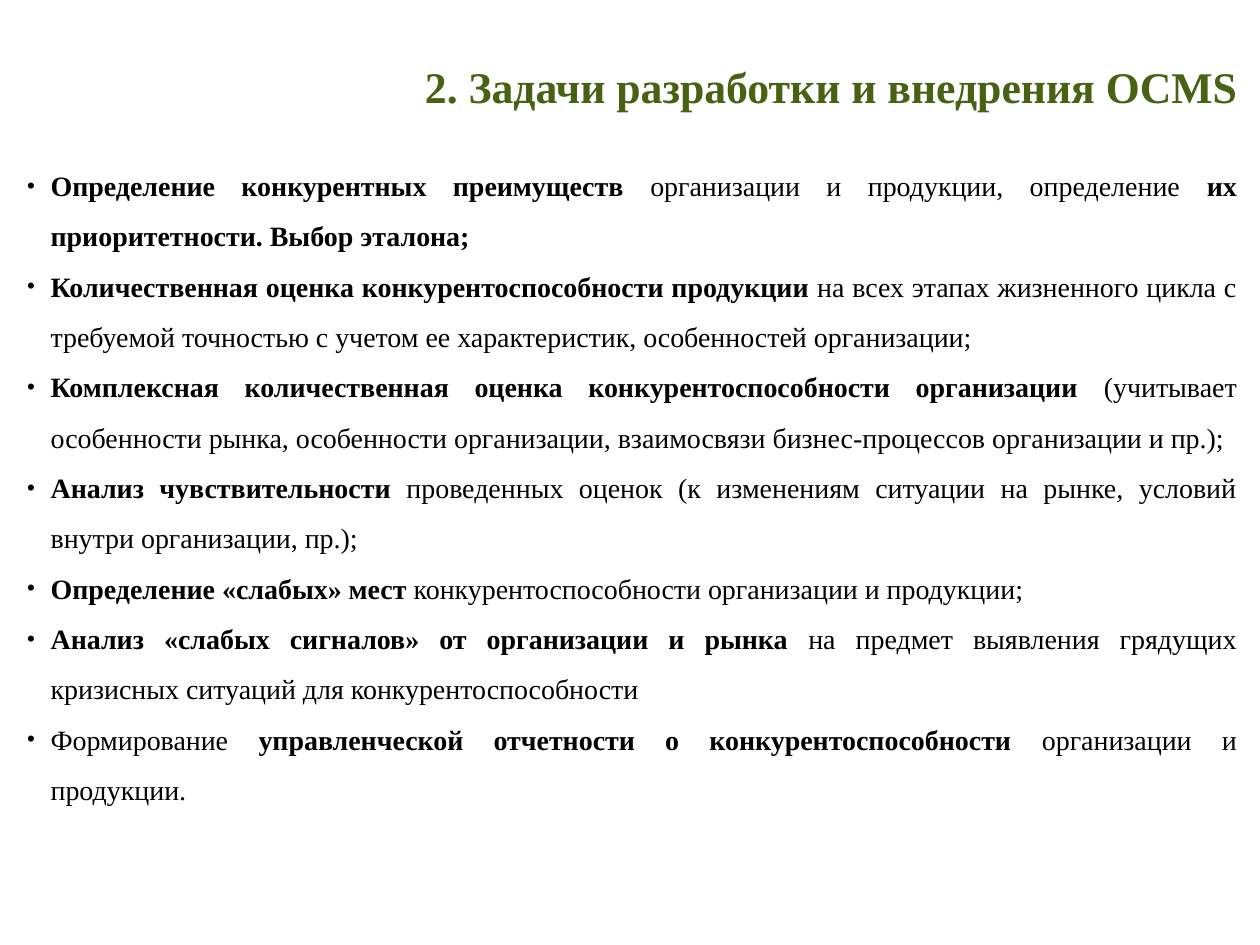
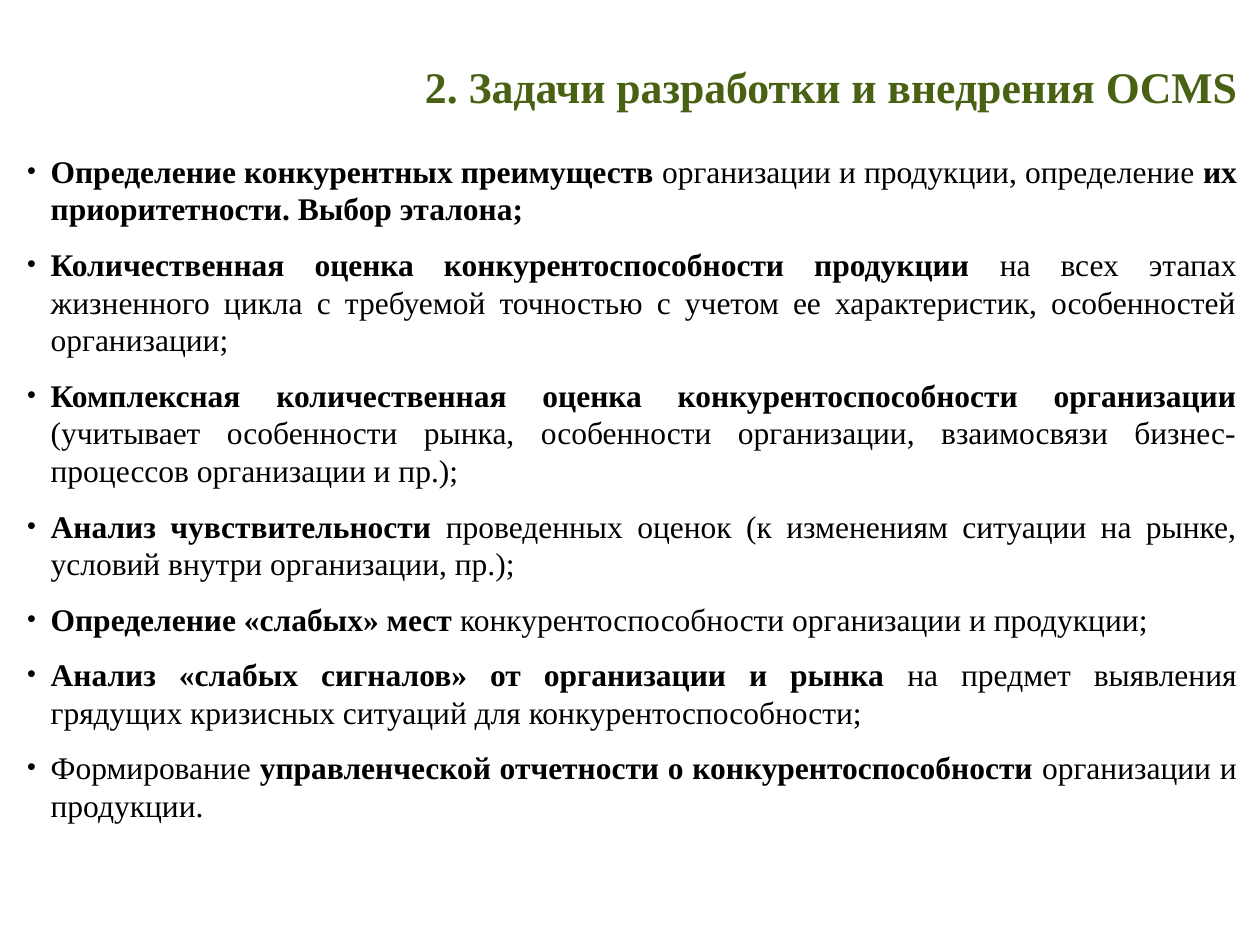
Before and after one commit to ocmsystem/ocmsystem.github.io, a slide deck: slide 4 of files/presentations/Presentation_OCMSystem_RU.ppt. Drawn at 1260x945 pixels with LibreOffice and Linux fonts; fonts in the diff are those of the drawing; background and template pictures are left out. Boxes give left, top, right and bottom in pixels: in the first picture for what was removed or moved away, otherwise in the second. Text is boxed around its words. In the diff, an @@ line names an element or a change of style, - is before the commit and + after.

```diff
--- a/files/presentations/Presentation_OCMSystem_RU.ppt
+++ b/files/presentations/Presentation_OCMSystem_RU.ppt
@@ text at <box>51,162,1237,823</box>: size 16 to 18 pt in "Определение конкурентных преимуществ организации и продукции ...", "Количественная оценка конкурентоспособности продукции на все ...", "Комплексная количественная оценка конкурентоспособности орга ...", "Анализ чувствительности проведенных оценок (к изменениям сит ..." and 2 more places; line spacing 1.5 to 1; more space between paragraphs @@
@@ text at <box>51,663,1237,730</box>: text changed; size 16 to 18 pt @@
-• Анализ «слабых сигналов» от организации и рынка на предмет выявления грядущих кризисных ситуаций для конкурентоспособности
+• Анализ «слабых сигналов» от организации и рынка на предмет выявления грядущих кризисных ситуаций для конкурентоспособности;
```
Also in this commit, not shown: 6 other slides changed, 2 slides added, 1 slide removed, 1 other file.
